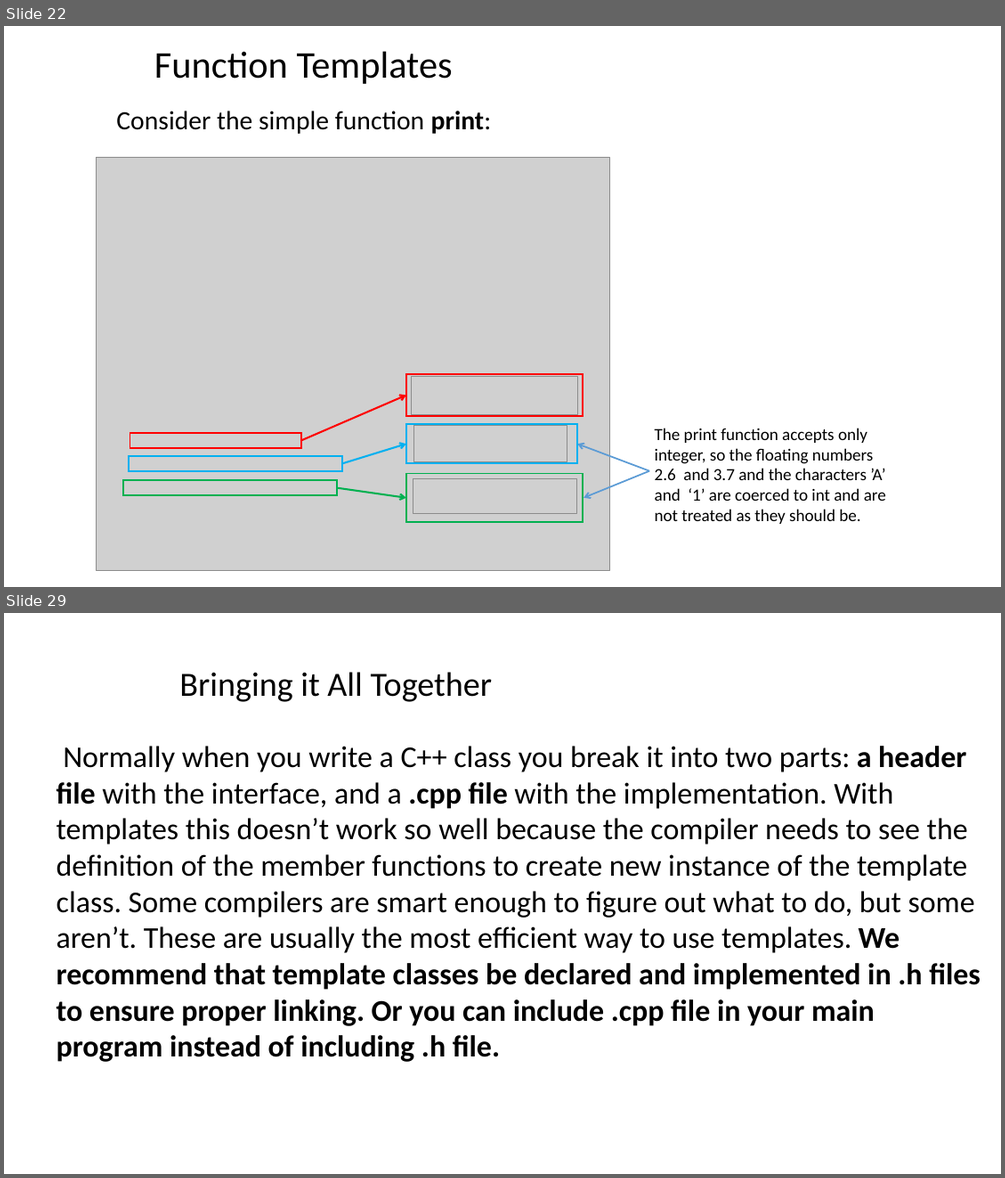
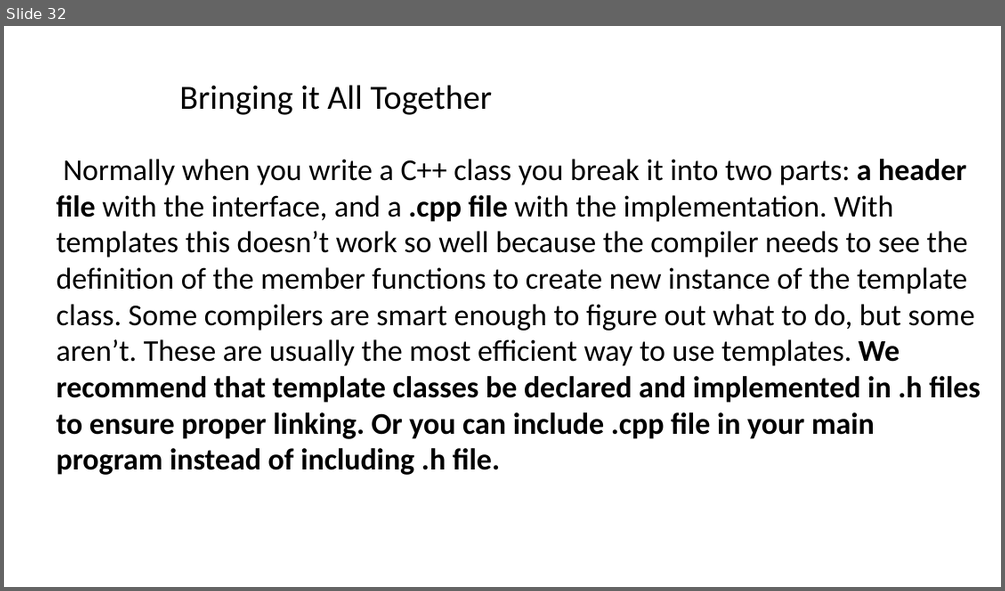
Before and after one commit to ShiqiYu/CPP, a slide deck: week13/Lab13.pptx. Shown one above the other, each under a label of ours: slides 22 and 29 before the commit, slide 32 after it; the slides between them are not shown. The pictures are 1005x1178 and 1005x591 pixels, drawn with LibreOffice and Linux fonts; fonts in the diff are those of the drawing; grey boxes stand for pictures; background and template pictures are left out. Boxes give left, top, right and bottom in pixels: in the first picture for what was removed or moved away, otherwise in the second. Text is boxed around its words. In the diff, an @@ line names an element or a change of style, - is before the commit and + after.

```diff
--- a/week13/Lab13.pptx
+++ b/week13/Lab13.pptx
@@ slide 22 removed at (4,26,1001,587), background #FFFFFF @@
@@ title removed at (154,51,453,84) @@
-Function Templates
@@ text removed at (116,111,492,134) @@
-Consider the simple function print:
@@ picture removed at (96,157,609,571) @@
@@ group removed at (130,375,582,448): 2 rectangles, 1 arrow, 1 picture @@
@@ group removed at (128,424,577,471): 2 rectangles, 1 arrow, 1 picture @@
@@ arrow removed from (649, 471) to (577, 444) @@
@@ text removed at (655,427,886,524) @@
-The print function accepts only
-integer, so the floating numbers
-2.6 and 3.7 and the characters ’A’
-and ‘1’ are coerced to int and are
-not treated as they should be.
@@ group removed at (123,473,582,522): 2 rectangles, 1 arrow, 1 picture @@
@@ arrow removed from (649, 471) to (583, 498) @@
@@ what was slide 29 is now slide 32 @@
```
Also in this commit, not shown: 6 slides changed, 13 slides added, 8 other slides removed.
